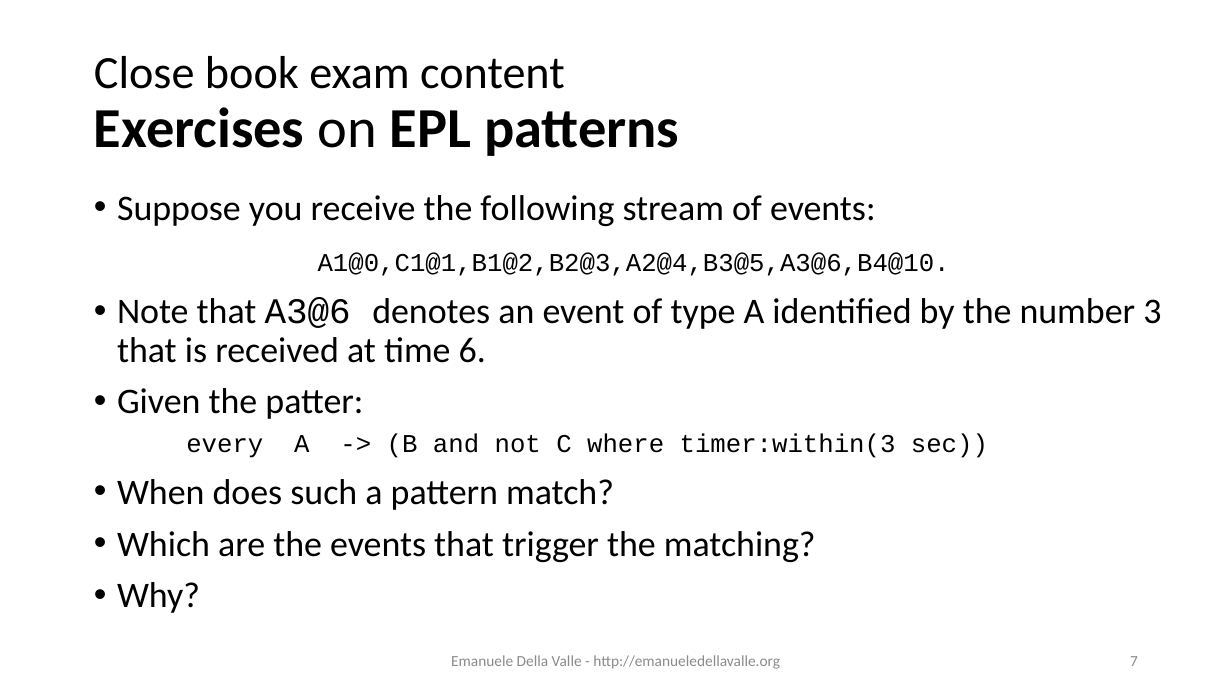
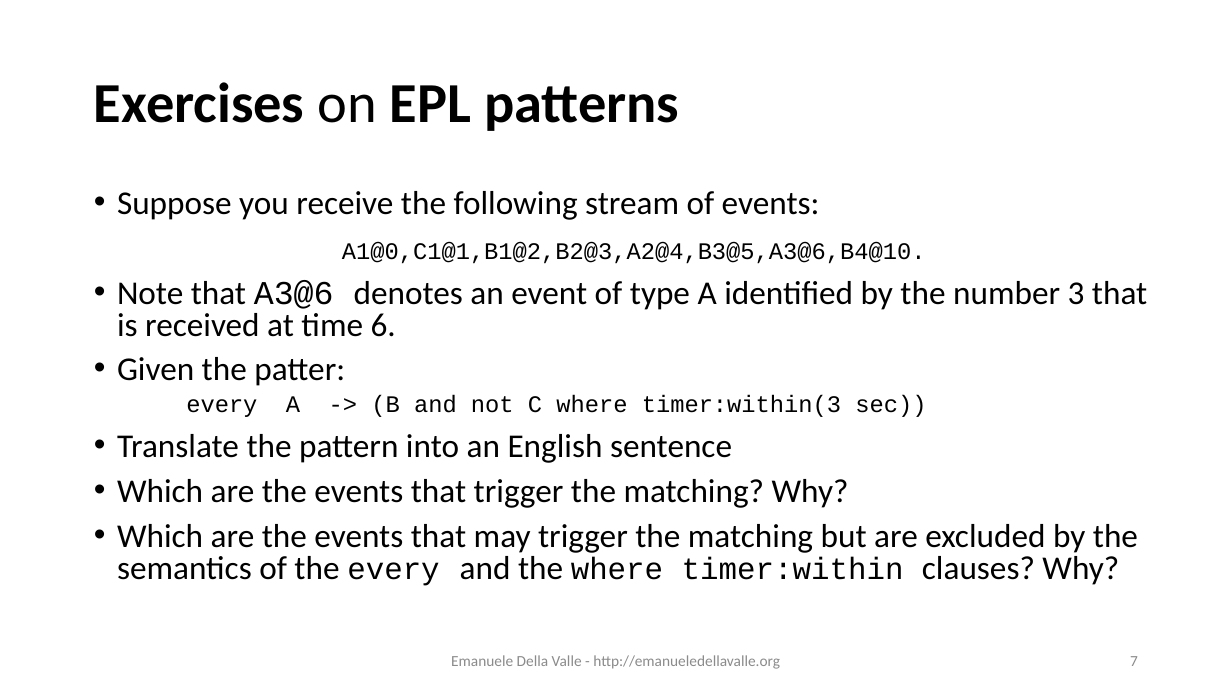
Before and after one commit to eugeniovaretti/streaming-data-analytics, a slide deck: slide 7 of lectures/07_SDE_exam-preview/07_Streaming-Data-Engineering_exam-preview.pptx. Drawn at 1232x693 pixels with LibreOffice and Linux fonts; fonts in the diff are those of the drawing. Boxes give left, top, right and bottom in pixels: in the first picture for what was removed or moved away, otherwise in the second. Text is boxed around its words. In the diff, an @@ line names an element or a change of style, - is before the commit and + after.

```diff
--- a/lectures/07_SDE_exam-preview/07_Streaming-Data-Engineering_exam-preview.pptx
+++ b/lectures/07_SDE_exam-preview/07_Streaming-Data-Engineering_exam-preview.pptx
@@ title at box(94, 82, 679, 131): text changed; bold on @@
-Close book exam content
-Exercises on EPL patterns
+Exercises on EPL patterns
@@ text at box(117, 191, 1147, 417): size 28 to 25.9 pt in "Suppose you receive the following stream of ...", "Note that A3@6 denotes an event of ...", "Given the patter:"; size 20 to 18.5 pt in "A1@0,C1@1,B1@2,B2@3,A2@4,B3@5,A3@6,B4@10.", "every A -> (B and not C ..."; line spacing 0.9 to 0.8 @@
@@ text at box(117, 434, 1138, 586): text changed; size 28 to 25.9 pt @@
-• When does such a pattern match?
-• Which are the events that trigger the matching?
-• Why?
+• Translate the pattern into an English sentence
+• Which are the events that trigger the matching? Why?
+• Which are the events that may trigger the matching but are excluded by the semantics of the every and the where timer:within clauses? Why?
```
Also in this commit, not shown: 7 other slides changed, 1 slide removed, 1 other file.
